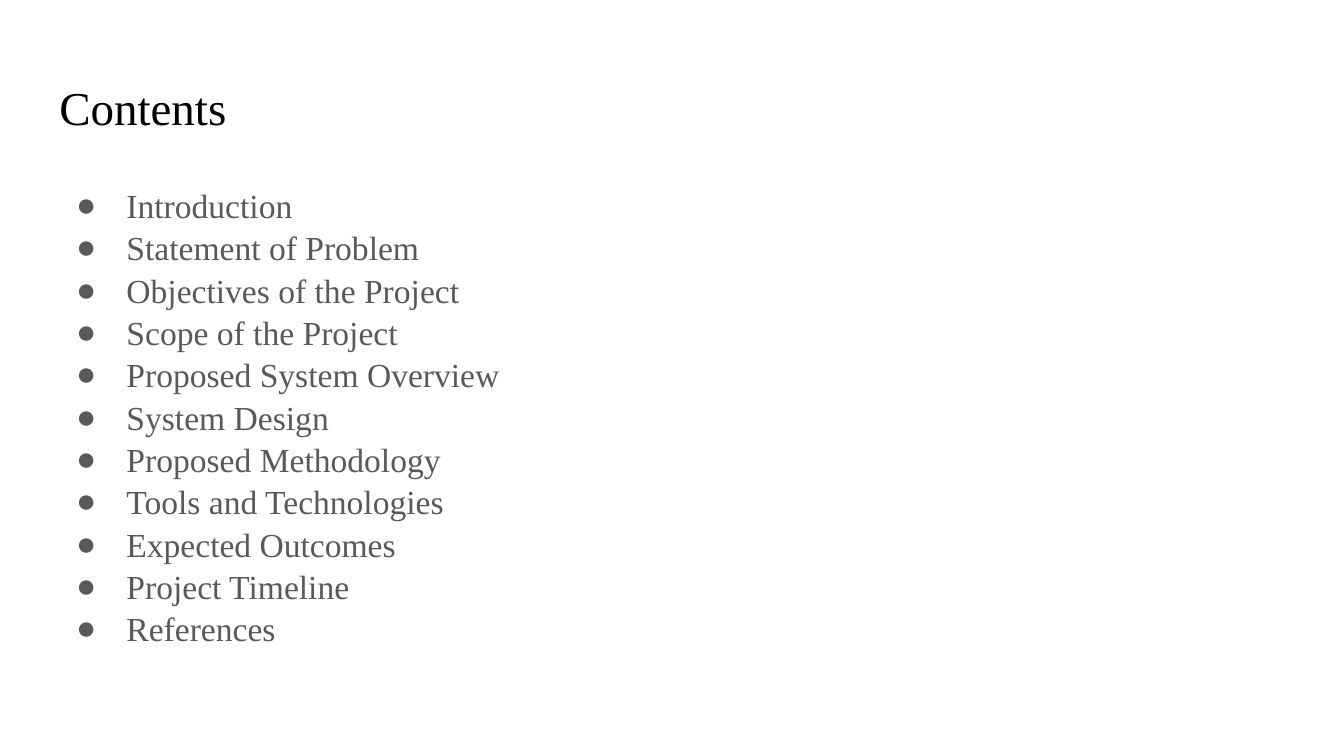
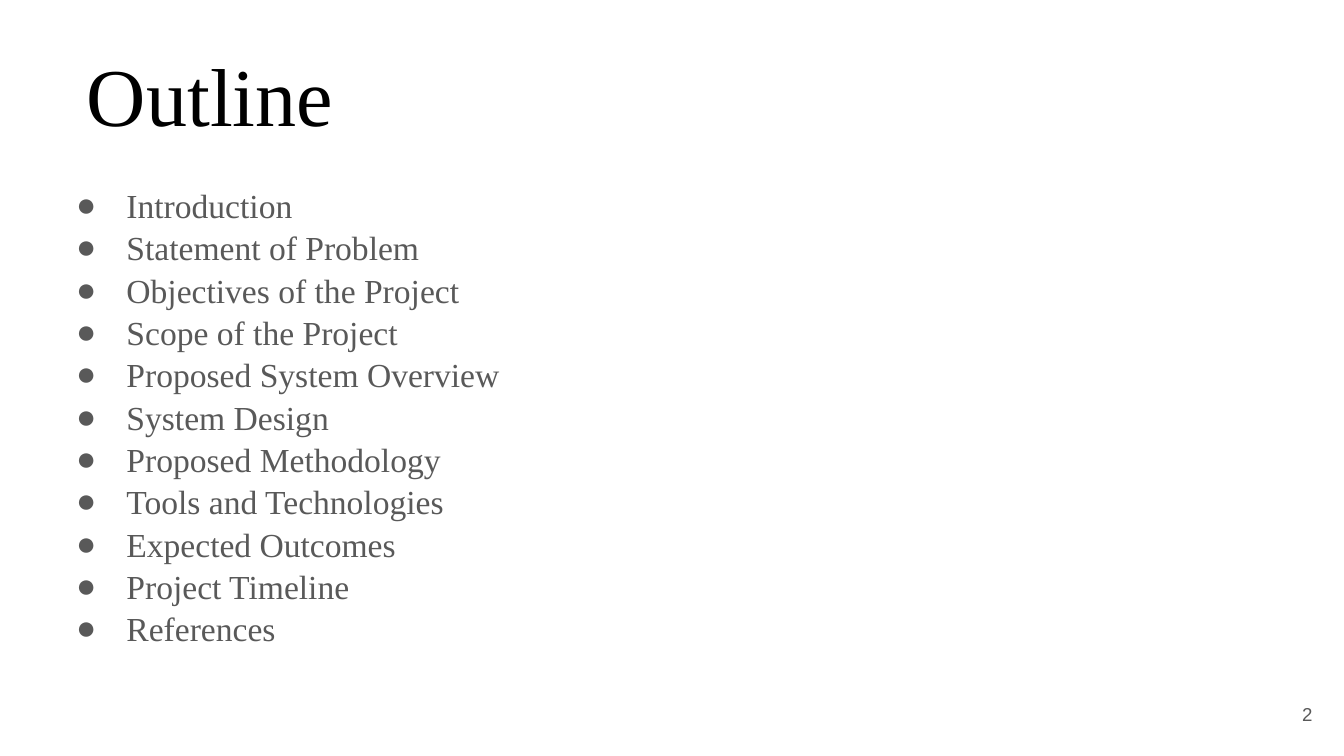
Before and after one commit to Lumineskz/AnonFeedbackWall, a slide deck: slide 2 of Presentations/Proposal Format.pptx. Drawn at 1344x756 pixels with LibreOffice and Linux fonts; fonts in the diff are those of the drawing. Boxes give left, top, right and bottom in pixels: in the first picture for what was removed or moved away, otherwise in the second. Text is boxed around its words. In the diff, an @@ line names an element or a change of style, - is before the commit and + after.

```diff
--- a/Presentations/Proposal Format.pptx
+++ b/Presentations/Proposal Format.pptx
@@ title at bbox=[87, 69, 333, 127]: text changed; size 25.2 to 44 pt @@
-Contents
+Outline
@@ page number added at bbox=[1302, 708, 1312, 721], 10 pt, text #595959 @@
+2
```
Also in this commit, not shown: 14 other slides changed, 1 slide removed, 1 other file.
